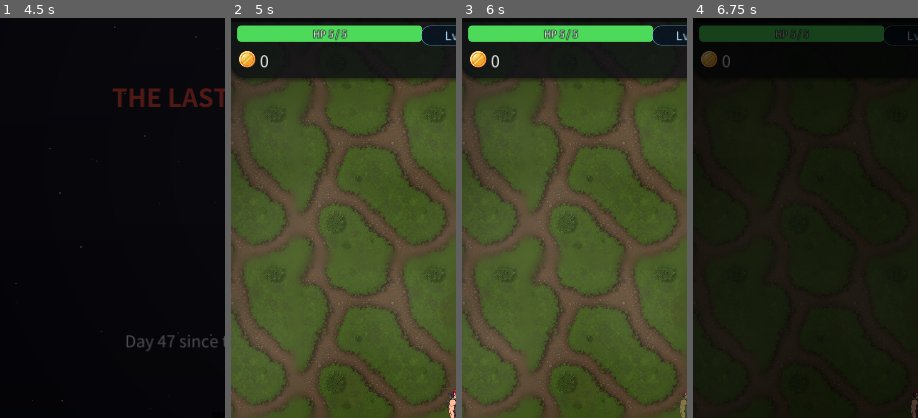
Above: before the commit, frames 1-4 (left to right).
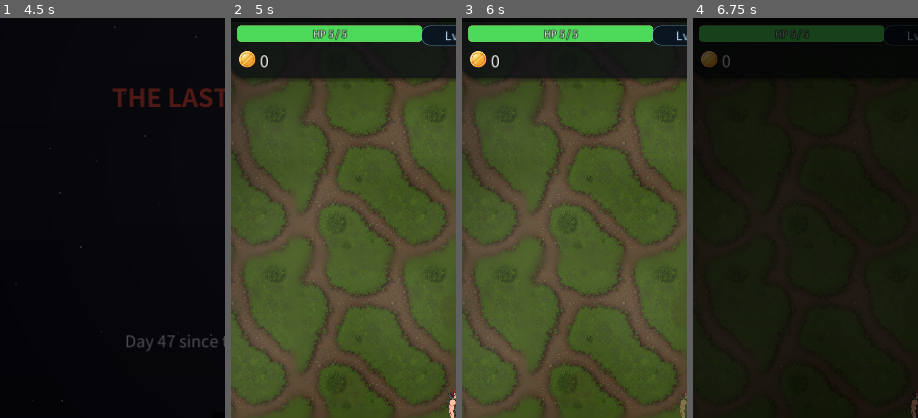
Above: after the commit, the same moments.

Repository: kosj/game_action_defence
Game: Godot game, scene res://scenes/TitleScreen.tscn
Same seed, same stepped clock (60 frames per second), same inputs: the game is played once before the commit and once after it. Sound files missing from this copy of the repository are replaced by a short silence.
Inputs (mouse positions are % of the whole screen's width and height, from its top left):
- Up to frame 1 (4.5 s): tap Enter at 0.5, 1.25, 2 s; move the mouse to (72, 45) at 0.52 s; click (72, 45) at 0.67 s; drag from (30, 55) to (45, 70) at 1.27 s; move the mouse to (60, 28) at 2.02 s; click (60, 28) at 2.17 s; click "New Game" at 2.75 s; click "New Game" at 3.5 s; click "Skip" at 4.25 s
- Up to frame 2 (5 s): no input
- Up to frame 3 (6 s): click (95, 4) at 5 s; click "Resume" at 5.75 s
- Up to frame 4 (6.75 s): click (95, 4) at 6.5 s
The pictures show only the part of the screen within x 0-50%, y 0-50%; the shares and areas given below are measured in that part.

Frame 1 is identical in both runs. In frame 2, 0.2% of the frame differs, in the area x 2-85%, y 1-6%; in frame 3, 0.2%; in frame 4, less than 0.1%.

Commit message:
feat(hud): Phase 3 폴리시 — HP 피해 잔상 바 + 골드 롤링 카운터
- HP바: 피해 시 밝은 잔상(ghost) 바가 이전 폭에 0.35초 머문 뒤
  따라 줄어들어 방금 깎인 양이 한눈에 보인다 (회복 시엔 즉시 동기화)
- 골드: 즉시 대입 대신 0.35초 롤링 카운터로 증감을 부드럽게 표시

Co-Authored-By: Claude Fable 5 <noreply@anthropic.com>
Claude-Session: https://claude.ai/code/session_01A6Ee1Gfh6a9JK5j9ExC4KB

Diff:
--- a/scripts/HUD.gd
+++ b/scripts/HUD.gd
@@ -39,6 +39,10 @@
 var _max_health: int = 0
 var _low_hp_tween: Tween = null
 var _hp_fill_sb: StyleBoxFlat = null   # 체력 게이지 채움부 스타일(색을 비율에 따라 갱신)
+var _hp_ghost: Panel = null            # 피해 잔상 바 — 줄어든 체력만큼 밝은 잔량이 늦게 따라온다
+var _hp_ghost_tween: Tween = null
+var _gold_shown: float = 0.0           # 골드 롤링 카운터의 현재 표시값
+var _gold_roll_tween: Tween = null
 var _boss_max: int = 1
 var _weapon_tween: Tween = null
 var _weapon_base_text: String = ""
@@ -160,11 +164,26 @@
 	game_over_panel.pivot_offset = game_over_panel.size * 0.5
 
 
+## 골드 표시 — 즉시 대입 대신 짧게 촤르륵 굴러가는 롤링 카운터(증감 모두).
 func _on_gold_changed(total: int) -> void:
-	gold_label.text = "%d" % total
-	if _prev_gold >= 0 and total > _prev_gold:
-		_pulse_gold()
+	if _prev_gold < 0:
+		# 최초 설정(씬 진입/이어하기)은 연출 없이 그대로.
+		_gold_shown = float(total)
+		gold_label.text = "%d" % total
+	else:
+		if total > _prev_gold:
+			_pulse_gold()
+		if _gold_roll_tween and _gold_roll_tween.is_valid():
+			_gold_roll_tween.kill()
+		_gold_roll_tween = create_tween()
+		_gold_roll_tween.tween_method(_set_gold_shown, _gold_shown, float(total), 0.35)\
+			.set_trans(Tween.TRANS_SINE).set_ease(Tween.EASE_OUT)
 	_prev_gold = total
+
+
+func _set_gold_shown(v: float) -> void:
+	_gold_shown = v
+	gold_label.text = "%d" % int(round(v))
 
 
 func _pulse_gold() -> void:
@@ -318,15 +337,29 @@
 
 ## 체력을 하트 개수 대신 연속 게이지로 표시. 비율에 따라 초록→노랑→빨강으로 색이 바뀌고,
 ## 폭은 부드럽게 트윈된다. 라벨은 "현재 / 최대" 숫자를 함께 보여준다.
+## 피해 시에는 잔상 바가 이전 폭에 0.35초 머물렀다가 따라 줄어든다(깎인 양 강조).
 func _update_hp_bar(health: int, max_health: int) -> void:
 	var mx := maxi(max_health, 1)
 	var cur := clampi(health, 0, mx)
 	var ratio := float(cur) / float(mx)
+	var target := HP_BAR_W * ratio
 	hp_label.text = "HP %d / %d" % [cur, mx]
 	var tw := create_tween()
-	tw.tween_property(hp_fill, "size:x", HP_BAR_W * ratio, 0.15).set_trans(Tween.TRANS_SINE).set_ease(Tween.EASE_OUT)
+	tw.tween_property(hp_fill, "size:x", target, 0.15).set_trans(Tween.TRANS_SINE).set_ease(Tween.EASE_OUT)
 	if _hp_fill_sb:
 		_hp_fill_sb.bg_color = _hp_color(ratio)
+	if _hp_ghost:
+		if _hp_ghost_tween and _hp_ghost_tween.is_valid():
+			_hp_ghost_tween.kill()
+		if _prev_health >= 0 and cur < _prev_health:
+			# 피해: 잔상은 이전 폭에 잠시 머문 뒤 현재 폭으로 수축.
+			_hp_ghost_tween = create_tween()
+			_hp_ghost_tween.tween_interval(0.35)
+			_hp_ghost_tween.tween_property(_hp_ghost, "size:x", target, 0.30)\
+				.set_trans(Tween.TRANS_SINE).set_ease(Tween.EASE_OUT)
+		else:
+			# 회복/초기화: 잔상이 보일 이유가 없다 — 즉시 현재 폭으로.
+			_hp_ghost.size.x = target
 
 
 ## 체력/보스 게이지를 둥근 모서리·테두리의 StyleBoxFlat 로 스타일링(각진 ColorRect 대체).
@@ -346,6 +379,21 @@
 	_hp_fill_sb.corner_detail = 6
 	_hp_fill_sb.anti_aliasing = true
 	hp_fill.add_theme_stylebox_override("panel", _hp_fill_sb)
+
+	# 피해 잔상 바 — 채움부 "뒤"에 깔리는 밝은 바. 피해 순간 이전 폭에 머물렀다가
+	# 잠시 뒤 현재 폭으로 따라 줄어들어, 방금 깎인 양이 시각적으로 남는다.
+	_hp_ghost = Panel.new()
+	_hp_ghost.offset_right = HP_BAR_W
+	_hp_ghost.offset_bottom = 26.0
+	_hp_ghost.mouse_filter = Control.MOUSE_FILTER_IGNORE
+	var ghost_sb := StyleBoxFlat.new()
+	ghost_sb.bg_color = Color(1.0, 0.55, 0.45, 0.85)
+	ghost_sb.set_corner_radius_all(6)
+	ghost_sb.corner_detail = 6
+	ghost_sb.anti_aliasing = true
+	_hp_ghost.add_theme_stylebox_override("panel", ghost_sb)
+	hp_bar.add_child(_hp_ghost)
+	hp_bar.move_child(_hp_ghost, hp_fill.get_index())   # 채움부 바로 아래(뒤)로
 
 	var boss_bg_sb := StyleBoxFlat.new()
 	boss_bg_sb.bg_color = Color(0.11, 0.02, 0.03, 0.9)
